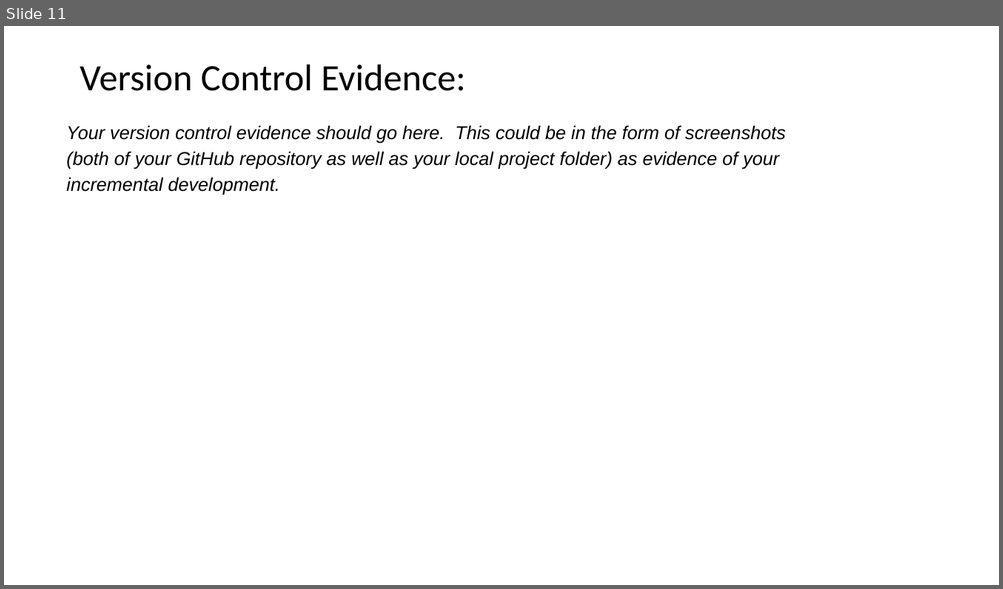
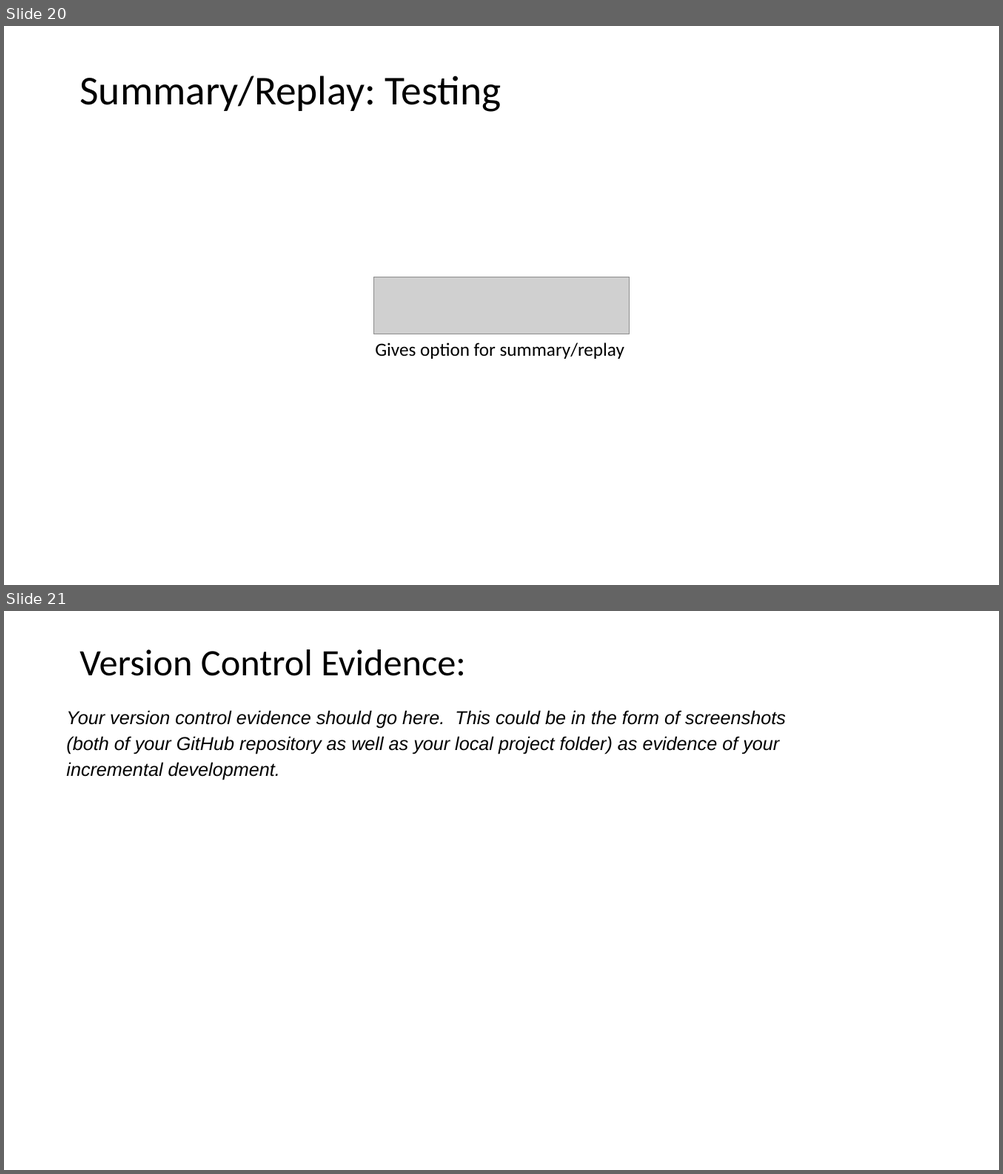
Before and after one commit to joshbatmiddleton/1.7-and-1.8-Assesment, a slide deck: Assesment Documents/Powerpoint/1.7 and 1.8 documentation v2.pptx. Shown one above the other, each under a label of ours: slide 11 before the commit, slides 20 and 21 after it. The pictures are 1003x589 and 1003x1174 pixels, drawn with LibreOffice and Linux fonts; fonts in the diff are those of the drawing; grey boxes stand for pictures. Boxes give left, top, right and bottom in pixels: in the first picture for what was removed or moved away, otherwise in the second. Text is boxed around its words. In the diff, an @@ line names an element or a change of style, - is before the commit and + after.

```diff
--- a/Assesment Documents/Powerpoint/1.7 and 1.8 documentation v2.pptx
+++ b/Assesment Documents/Powerpoint/1.7 and 1.8 documentation v2.pptx
@@ slide 20 added at box(4, 26, 999, 585), background #FFFFFF @@
@@ title added at box(79, 76, 501, 112), 39.6 pt, text #000000 @@
+Summary/Replay: Testing
@@ picture added at box(373, 278, 629, 334) @@
@@ text added at box(375, 343, 624, 359), 18 pt, text #000000 @@
+Gives option for summary/replay
@@ what was slide 11 is now slide 21 @@
```
Also in this commit, not shown: 3 slides changed, 11 other slides added, 2 slides removed, 5 other files.
